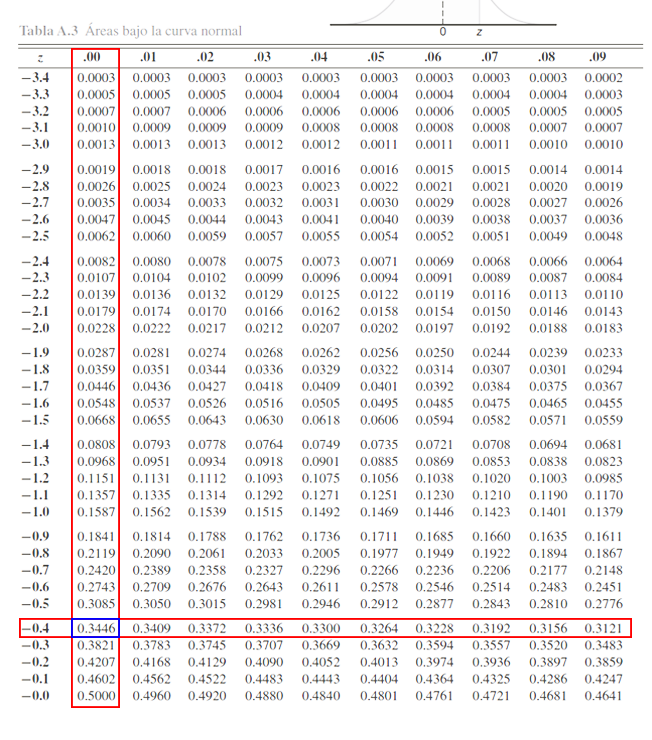
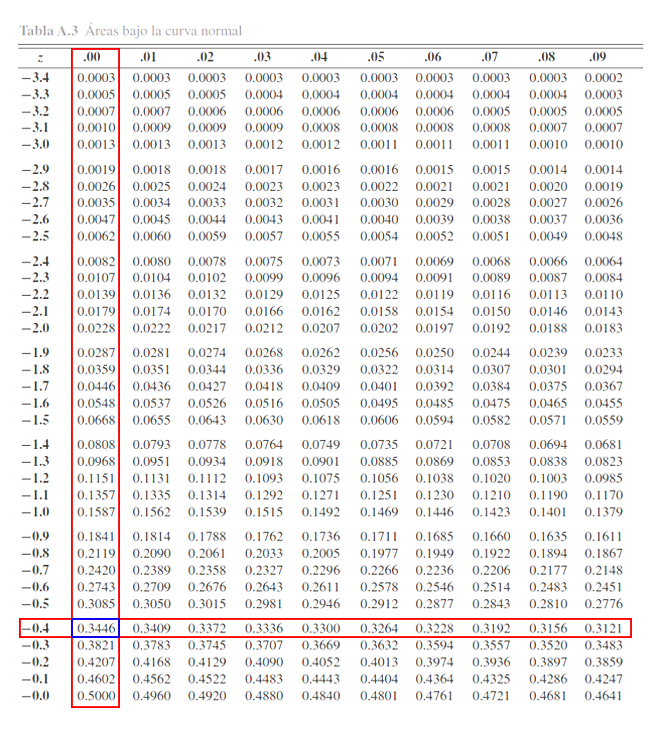
Before/after of a 652×740 layered artwork. What changed in the layer stack:
painted on "Capa 10" over [329, 0, 558, 36]
